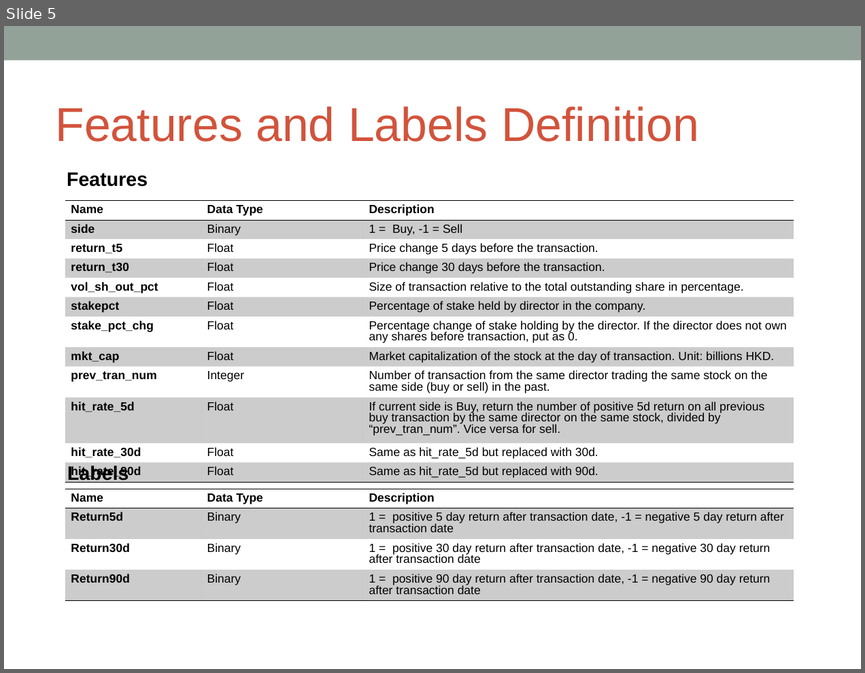
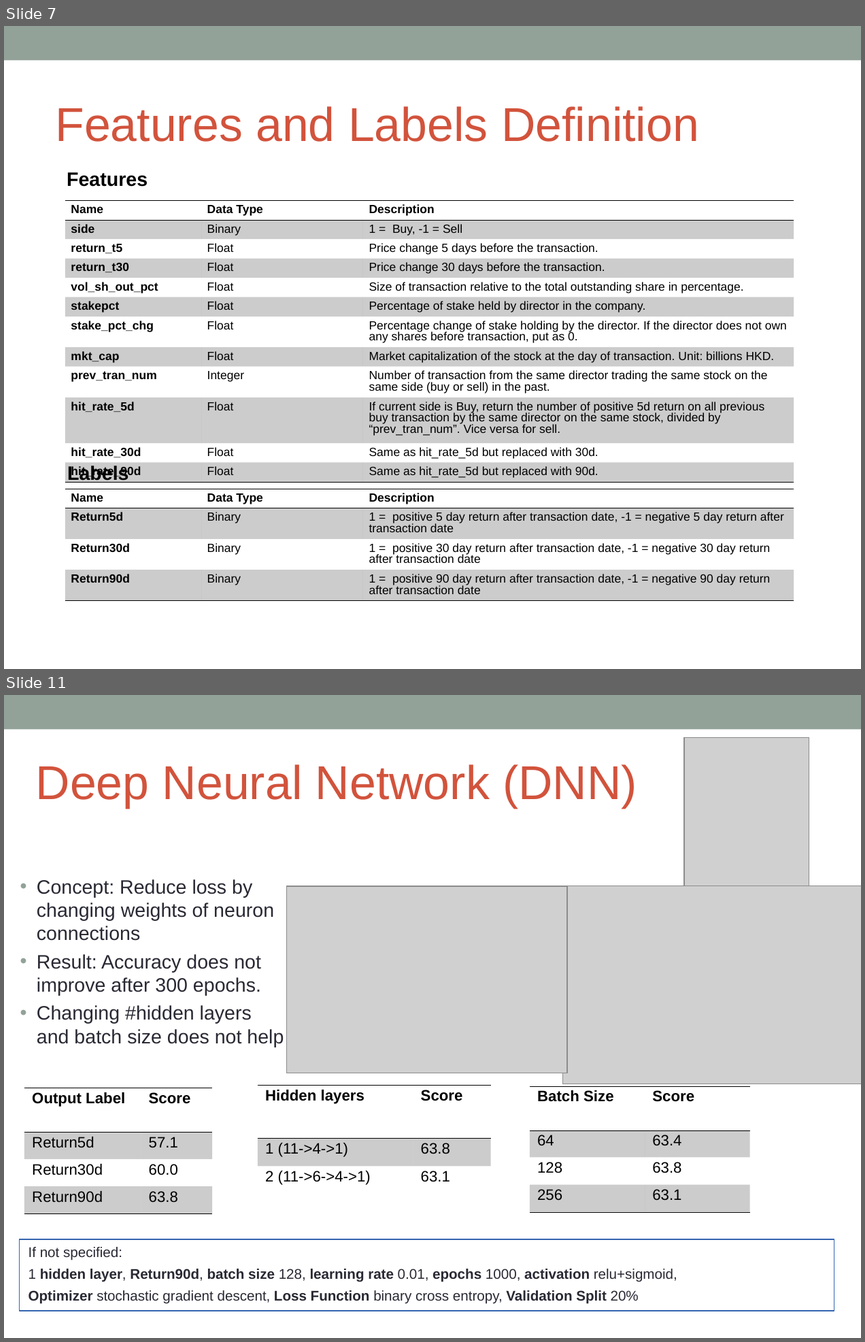
Before and after one commit to gafung/CIML, a slide deck: CIML presentation (Apr 18).ppt. Shown one above the other, each under a label of ours: slide 5 before the commit, slides 7 and 11 after it; the slides between them are not shown. The pictures are 865x673 and 865x1342 pixels, drawn with LibreOffice and Linux fonts; fonts in the diff are those of the drawing; grey boxes stand for pictures. Boxes give left, top, right and bottom in pixels: in the first picture for what was removed or moved away, otherwise in the second. Text is boxed around its words. In the diff, an @@ line names an element or a change of style, - is before the commit and + after.

```diff
--- a/CIML presentation (Apr 18).ppt
+++ b/CIML presentation (Apr 18).ppt
@@ slide 11 added at (4,695,861,1338), background #FFFFFF; not listed: 1 template element that a slide beside it also shows @@
@@ picture added at (684,738,810,886) @@
@@ text added at (36,764,637,809), 44 pt, text #D2533C @@
+Deep Neural Network (DNN)
@@ text added at (20,879,288,1234), 18 pt, text #292934 @@
+• Concept: Reduce loss by changing weights of neuron connections
+• Result: Accuracy does not improve after 300 epochs.
+• Changing #hidden layers and batch size does not help
+( 2 hid. layers; 128 batch size )
+Return5d
+56.7
+Return30d
+60.0
+Return90d
+63.1
@@ picture added at (286,886,567,1073) @@
@@ picture added at (563,886,861,1085) @@
@@ table added at (24,1087,212,1214), 4 rows, 2 columns @@
+Output Label | Score
+Return5d | 57.1
+Return30d | 60.0
+Return90d | 63.8
@@ table added at (258,1085,491,1195), 3 rows, 2 columns @@
+Hidden layers | Score
+1 (11->4->1) | 63.8
+2 (11->6->4->1) | 63.1
@@ table added at (530,1086,749,1212), 4 rows, 2 columns @@
+Batch Size | Score
+64 | 63.4
+128 | 63.8
+256 | 63.1
@@ rectangle added at (20,1239,834,1311), outline #3465AF 0.74 pt, 13 pt, text #292934 @@
+If not specified:
+1 hidden layer, Return90d, batch size 128, learning rate 0.01, epochs 1000, activation relu+sigmoid,
+Optimizer stochastic gradient descent, Loss Function binary cross entropy, Validation Split 20%
@@ what was slide 5 is now slide 7 @@
```
Also in this commit, not shown: 2 slides changed, 2 other slides added, 1 slide removed.
